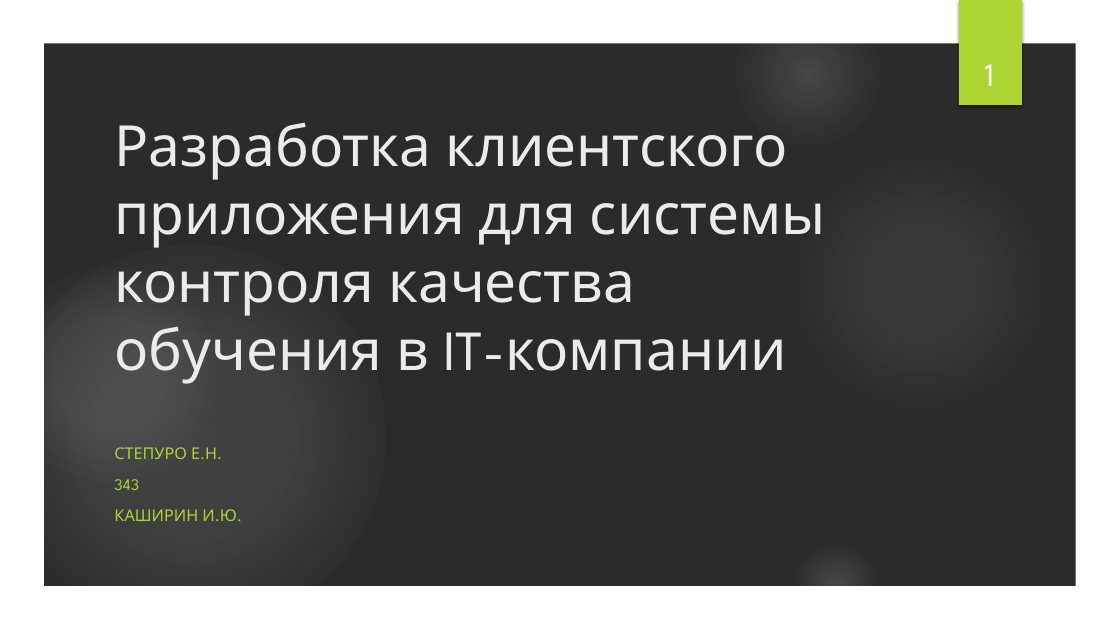
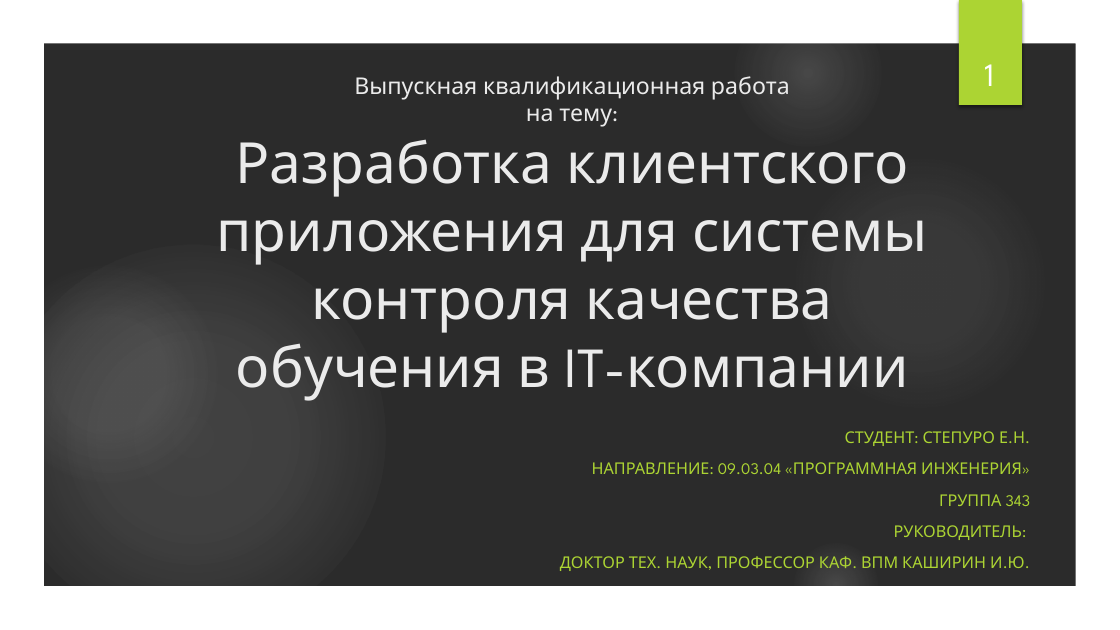
Before and after one commit to ElenaStepuro/Explanatory-note, a slide deck: slide 1 of Presentation.pptx. Drawn at 1120x630 pixels with LibreOffice and Linux fonts; fonts in the diff are those of the drawing; background and template pictures are left out; a plain dark background stands for a picture behind light text. Boxes give left, top, right and bottom in pixels: in the first picture for what was removed or moved away, otherwise in the second. Text is boxed around its words. In the diff, an @@ line names an element or a change of style, - is before the commit and + after.

Commit message:
presentation

```diff
--- a/Presentation.pptx
+++ b/Presentation.pptx
@@ title at (217,76,928,401): text changed @@
-Разработка клиентского приложения для системы контроля качества обучения в IT-компании
+Выпускная квалификационная работа
+на тему:
+Разработка клиентского приложения для системы контроля качества обучения в IT-компании
@@ subtitle at (560,431,1031,571): text changed @@
-СТЕПУРО Е.Н.
-343
-КАШИРИН И.Ю.
+СТУДЕНТ: СТЕПУРО Е.Н.
+НАПРАВЛЕНИЕ: 09.03.04 «ПРОГРАММНАЯ ИНЖЕНЕРИЯ»
+ГРУППА 343
+РУКОВОДИТЕЛЬ:
+ДОКТОР ТЕХ. НАУК, ПРОФЕССОР КАФ. ВПМ КАШИРИН И.Ю.
```
